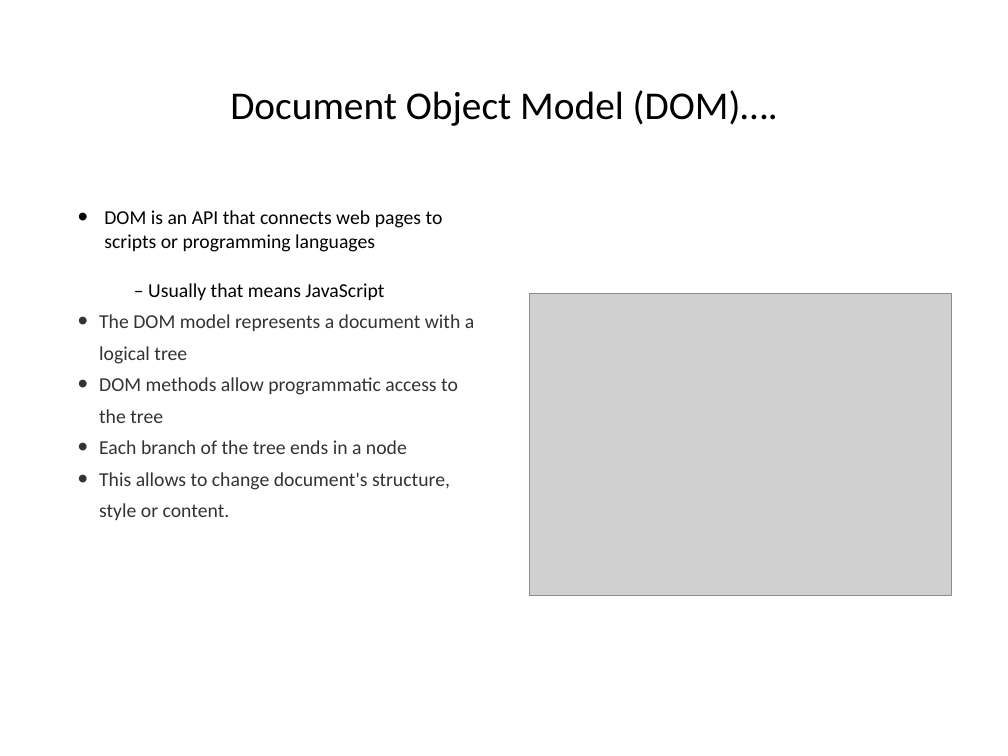
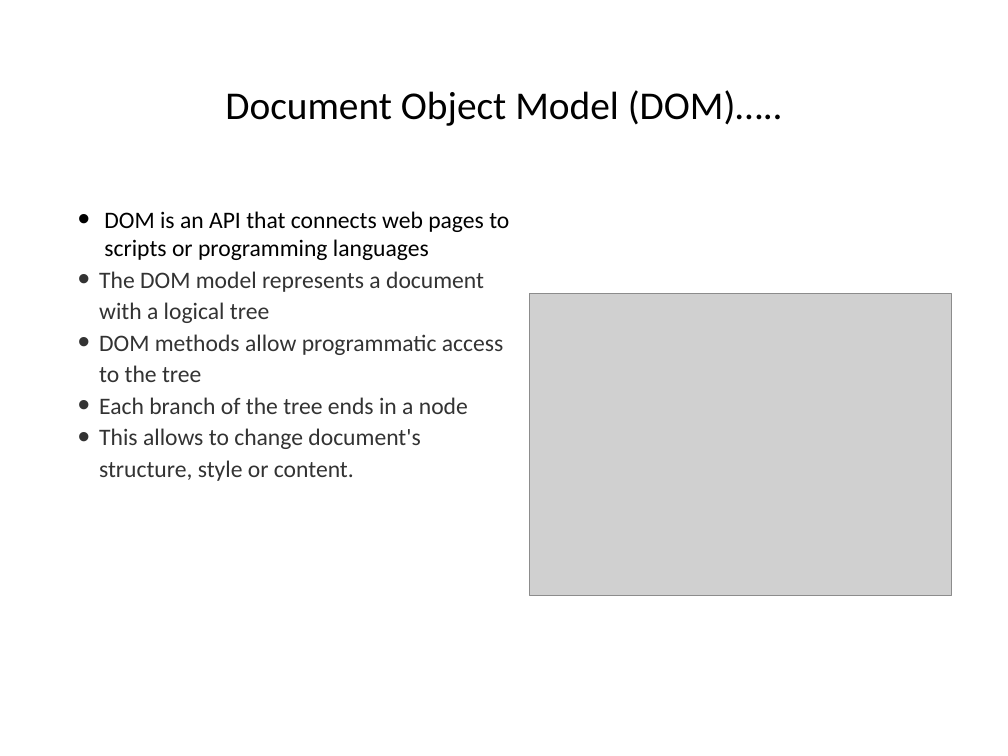
Before and after one commit to hogeschool/Development--Web, a slide deck: slide 17 of Lesson4/lesson4.pptx (slide 9 before the commit). Drawn at 1008x756 pixels with LibreOffice and Linux fonts; fonts in the diff are those of the drawing; grey boxes stand for pictures. Boxes give left, top, right and bottom in pixels: in the first picture for what was removed or moved away, otherwise in the second. Text is boxed around its words. In the diff, an @@ line names an element or a change of style, - is before the commit and + after.

```diff
--- a/Lesson4/lesson4.pptx
+++ b/Lesson4/lesson4.pptx
@@ title at box(225, 90, 783, 126): text changed @@
-Document Object Model (DOM)….
+Document Object Model (DOM)…..
@@ text "DOM is an API that ..." at box(99, 211, 509, 481): size 20 to 24 pt @@
@@ text at box(148, 283, 384, 301): paragraph removed @@
-– Usually that means JavaScript
```
Also in this commit, not shown: 37 other slides changed, 8 slides added.
